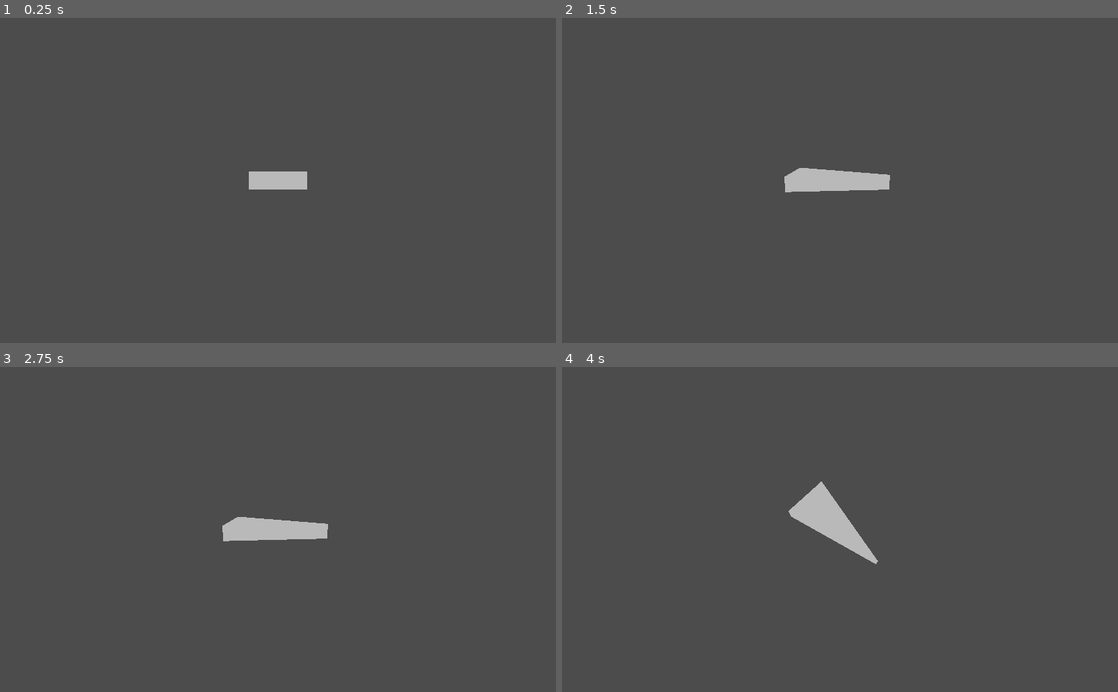
Above: before the commit, frames 1-4 (two rows, left to right).
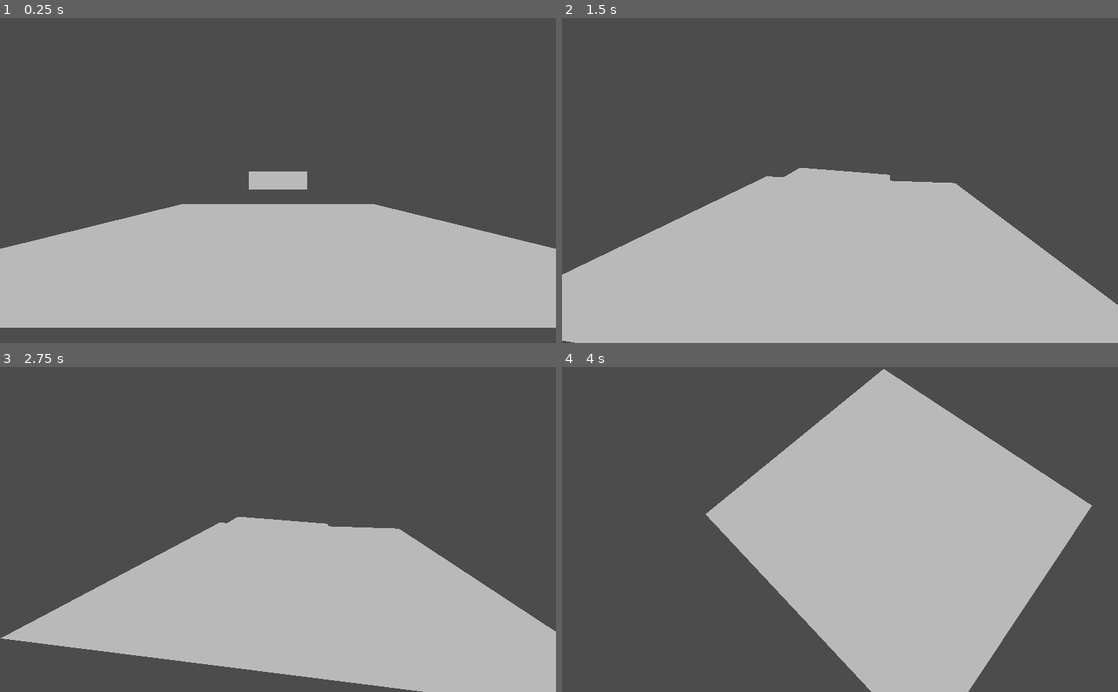
Above: after the commit, the same moments.

Repository: kornelharm/SpaceGame
Game: Godot game, scene res://Worlds/Test.tscn
Same seed, same stepped clock (60 frames per second), same inputs: the game is played once before the commit and once after it.
Inputs (mouse positions are in pixels of both pictures, inside the frame that each line leads up to):
- Up to frame 1 (0.25 s): no input
- Up to frame 2 (1.5 s): tap Enter at 0.5 s; move the mouse to (962, 164) at 0.52 s; hold D (move_right, bound only after the commit) 0.53-1.28 s; hold Right mouse button (camera_unlock) 0.53-1.28 s; move the mouse to (728, 196) at 1.27 s; hold S (move_back, bound only after the commit) from 1.28 s (still down); right-click (728, 196) at 1.35 s
- Up to frame 3 (2.75 s): move the mouse to (333, 458) at 2.02 s; release S (move_back, bound only after the commit) at 2.03 s; hold D (move_right, bound only after the commit) from 2.03 s (still down); hold Right mouse button (camera_unlock) from 2.03 s (still down)
- Up to frame 4 (4 s): move the mouse to (812, 594) at 2.77 s; release D (move_right, bound only after the commit) at 2.78 s; release Right mouse button (camera_unlock) at 2.78 s; hold W (move_forward, bound only after the commit) 2.78-3.53 s; right-click (812, 594) at 2.85 s; move the mouse to (1006, 578) at 3.52 s; hold A (move_left, bound only after the commit) from 3.53 s (still down); hold Right mouse button (camera_unlock) from 3.53 s (still down)

The runs differ from the first frame. In frame 1, 34% of the frame differs, in the area x 0-100%, y 57-96%; in frame 2, 39%, in the area x 0-100%, y 48-100%; in frame 3, 33%; in frame 4, 38%.

Commit message:
Lateral ship movement implemented

Diff:
--- /dev/null
+++ b/Prefabs/PlayerShip.tscn
@@ -0,0 +1,22 @@
+[gd_scene load_steps=4 format=2]
+
+[ext_resource path="res://Worlds/PlayerCamera.gd" type="Script" id=1]
+[ext_resource path="res://Prefabs/ShipMovement.gd" type="Script" id=2]
+
+[sub_resource type="PrismMesh" id=1]
+
+[node name="Ship" type="Spatial"]
+script = ExtResource( 2 )
+
+[node name="ShipModel" type="MeshInstance" parent="."]
+transform = Transform( 1, 0, 0, 0, -1.3932e-08, 0.318727, 0, -2.09381, -9.15235e-08, 0, 0, 0 )
+mesh = SubResource( 1 )
+material/0 = null
+
+[node name="CameraPivotH" type="Spatial" parent="."]
+
+[node name="CameraPivotV" type="Spatial" parent="CameraPivotH"]
+
+[node name="Camera" type="Camera" parent="CameraPivotH/CameraPivotV"]
+transform = Transform( 1, 0, 0, 0, 1, 0, 0, 0, 1, 0, 0, 10 )
+script = ExtResource( 1 )
--- /dev/null
+++ b/Prefabs/ShipMovement.gd
@@ -0,0 +1,43 @@
+extends Spatial
+
+
+var acceleration = 1
+
+var direction
+var velocity = Vector3()
+
+var right = Vector3()
+var left = Vector3()
+var back = Vector3()
+var forward = Vector3()
+
+func establish_directions():
+	forward = -transform.basis.z
+	back = transform.basis.z
+	right = transform.basis.x
+	left = -transform.basis.x
+
+# Called when the node enters the scene tree for the first time.
+func _ready():
+	pass # Replace with function body.
+
+
+# Called every frame. 'delta' is the elapsed time since the previous frame.
+#func _process(delta):
+#	pass
+
+func move(delta):
+	translation += velocity * delta
+
+func _physics_process(delta):
+	establish_directions()
+	if(Input.is_action_pressed("move_forward")):
+		velocity += forward * acceleration * delta
+	if(Input.is_action_pressed("move_back")):
+		velocity += back * acceleration * delta
+	if(Input.is_action_pressed("move_left")):
+		velocity += left * acceleration * delta
+	if(Input.is_action_pressed("move_right")):
+		velocity += right * acceleration * delta
+
+	move(delta)
--- a/Worlds/PlayerCamera.gd
+++ b/Worlds/PlayerCamera.gd
@@ -3,6 +3,7 @@
 # Used for camera rotations
 onready var pivotv = get_parent()
 onready var pivoth = pivotv.get_parent()
+onready var ship = pivoth.get_parent()
 
 var camera_lock = true
 var camera_sensitivity = 1
@@ -25,6 +26,6 @@
 			pivoth.rotate_y(-event.relative.x * camera_sensitivity * 0.004)
 			pivotv.rotate_x(-event.relative.y * camera_sensitivity * 0.004)
 			pivotv.rotation_degrees.x = clamp(pivotv.rotation_degrees.x, -80, 80)
-			look_at(pivoth.translation, pivoth.global_transform.basis.y)
+			look_at(ship.translation, ship.global_transform.basis.y)
 	else:
 		camera_lock = true
--- a/Worlds/Test.tscn
+++ b/Worlds/Test.tscn
@@ -1,29 +1,20 @@
 [gd_scene load_steps=4 format=2]
 
-[ext_resource path="res://Worlds/PlayerCamera.gd" type="Script" id=1]
-
-[sub_resource type="PrismMesh" id=1]
+[ext_resource path="res://Prefabs/PlayerShip.tscn" type="PackedScene" id=1]
 
 [sub_resource type="Environment" id=2]
 ambient_light_color = Color( 0.72549, 0.72549, 0.72549, 1 )
 
+[sub_resource type="PlaneMesh" id=3]
+
 [node name="World" type="Spatial"]
 
-[node name="Ship" type="Spatial" parent="."]
-
-[node name="ShipModel" type="MeshInstance" parent="Ship"]
-transform = Transform( 1, 0, 0, 0, -1.3932e-08, 0.318727, 0, -2.09381, -9.15235e-08, 0, 0, 0 )
-mesh = SubResource( 1 )
-material/0 = null
-
-[node name="CameraPivotH" type="Spatial" parent="Ship"]
-
-[node name="CameraPivotV" type="Spatial" parent="Ship/CameraPivotH"]
-transform = Transform( 1, 0, 0, 0, 1, 0, 0, 0, 1, 0, 0, 0 )
-
-[node name="Camera" type="Camera" parent="Ship/CameraPivotH/CameraPivotV"]
-transform = Transform( 1, 0, 0, 0, 1, 0, 0, 0, 1, 0, 0, 10 )
-script = ExtResource( 1 )
+[node name="Ship" parent="." instance=ExtResource( 1 )]
 
 [node name="WorldEnvironment" type="WorldEnvironment" parent="."]
 environment = SubResource( 2 )
+
+[node name="MeshInstance" type="MeshInstance" parent="."]
+transform = Transform( 7.20502, 0, 0, 0, 1, 0, 0, 0, 7.20502, 0, -1.77407, 0 )
+mesh = SubResource( 3 )
+material/0 = null
--- a/project.godot
+++ b/project.godot
@@ -21,6 +21,26 @@
 "events": [ Object(InputEventMouseButton,"resource_local_to_scene":false,"resource_name":"","device":0,"alt":false,"shi …(212 unchanged characters)…
  ]
 }
+move_forward={
+"deadzone": 0.5,
+"events": [ Object(InputEventKey,"resource_local_to_scene":false,"resource_name":"","device":0,"alt":false,"shift":false,"control":false,"meta":false,"command":false,"pressed":false,"scancode":87,"physical_scancode":0,"unicode":0,"echo":false,"script":null)
+ ]
+}
+move_left={
+"deadzone": 0.5,
+"events": [ Object(InputEventKey,"resource_local_to_scene":false,"resource_name":"","device":0,"alt":false,"shift":false,"control":false,"meta":false,"command":false,"pressed":false,"scancode":65,"physical_scancode":0,"unicode":0,"echo":false,"script":null)
+ ]
+}
+move_right={
+"deadzone": 0.5,
+"events": [ Object(InputEventKey,"resource_local_to_scene":false,"resource_name":"","device":0,"alt":false,"shift":false,"control":false,"meta":false,"command":false,"pressed":false,"scancode":68,"physical_scancode":0,"unicode":0,"echo":false,"script":null)
+ ]
+}
+move_back={
+"deadzone": 0.5,
+"events": [ Object(InputEventKey,"resource_local_to_scene":false,"resource_name":"","device":0,"alt":false,"shift":false,"control":false,"meta":false,"command":false,"pressed":false,"scancode":83,"physical_scancode":0,"unicode":0,"echo":false,"script":null)
+ ]
+}
 
 [physics]
 
